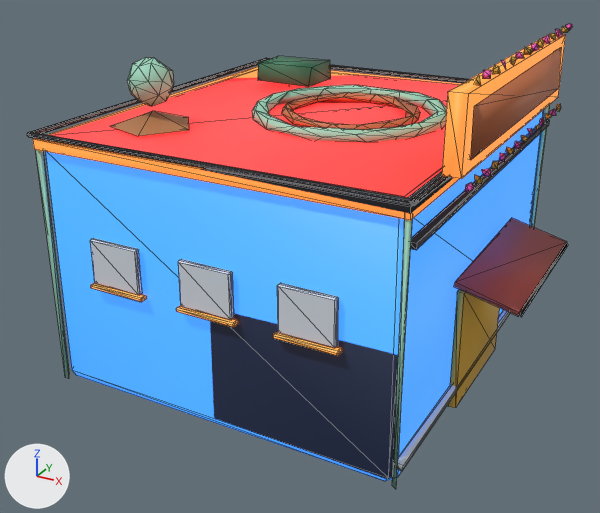
A saved change to the glTF model public/models/lod2/arcade.glb.
Both versions are drawn from a 50 mm lens placed at (8.47, -16.23, 10.15), pointed at (0.05, -0.94, 2.51). Lighting does not change. The marker at lower left points along +X, +Y and +Z. The first picture is the older version. Mesh edges are drawn as thin lines. Where no turn or scale is listed for an object, it has been applied to the vertices. Vertices at exactly the same position are counted once.

In view in the first picture: 'arcade'.
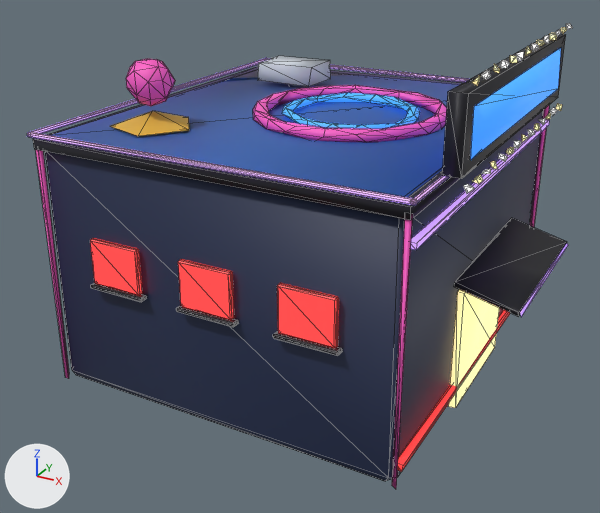
The edits, one by one:
me_arcade_006 has 840 vertices, 1436 faces and spans x -4.78..4.78, y -4.67..4.67, z -3.74..3.74.
me_arcade_006 is used by ob_arcade; location (0.63, 0.0, 3.75).
Verts and faces of me_arcade_006; kept vertices keep their numbers, new ones are numbered from 840.
Before the commit, vertices of me_arcade_006: 200 (3.51, 1.44, -3.73) at pixel (495, 348).
me_arcade_006 part 1: the loose piece of 6 vertices spanning x 3.85..3.99, y -2.82..-2.68, z 3.58..3.72 is rebuilt with 6 vertices and now spans x 3.83..3.97, y -2.82..-2.66, z 3.58..3.72.
me_arcade_006 part 2: the loose piece of 6 vertices spanning x 3.86..4.02, y 0.16..0.34, z 3.56..3.72 is rebuilt with 6 vertices and now spans x 3.86..4.02, y 0.18..0.32, z 3.58..3.72.
me_arcade_006 part 3: the loose piece of 6 vertices spanning x 3.84..4.01, y -0.82..-0.66, z 3.58..3.72 is rebuilt with 5 vertices and now spans x 3.86..3.99, y -0.82..-0.66, z 3.56..3.72.
me_arcade_006 part 4: the loose piece of 5 vertices spanning x 3.87..3.99, y 1.16..1.34, z 1.78..1.92 is rebuilt with 6 vertices and now spans x 3.86..4.01, y 1.16..1.34, z 1.76..1.94.
me_arcade_006 part 5: the loose piece of 5 vertices spanning x 3.83..3.99, y 2.68..2.84, z 1.78..1.92 is rebuilt with 5 vertices and now spans x 3.84..4.01, y 2.71..2.84, z 1.76..1.94.
me_arcade_006 part 6: the loose piece of 5 vertices spanning x 3.84..3.99, y 1.66..1.84, z 3.58..3.72 is rebuilt with 6 vertices and now spans x 3.83..4.02, y 1.68..1.82, z 3.58..3.72.
me_arcade_006 part 7: the loose piece of 5 vertices spanning x 3.86..4.01, y -2.8..-2.68, z 1.76..1.92 is rebuilt with 6 vertices and now spans x 3.84..4.02, y -2.84..-2.68, z 1.76..1.94.
me_arcade_006 part 8: the loose piece of 5 vertices spanning x 3.86..3.96, y -1.34..-1.2, z 1.76..1.94 is rebuilt with 6 vertices and now spans x 3.85..3.99, y -1.32..-1.18, z 1.78..1.92.
me_arcade_006 part 9: the loose piece of 5 vertices spanning x 3.86..4.02, y -0.28..-0.2, z 3.58..3.72 is rebuilt with 5 vertices and now spans x 3.87..4.02, y -0.32..-0.2, z 3.58..3.74.
me_arcade_006 part 10: the loose piece of 5 vertices spanning x 3.85..3.96, y 0.66..0.84, z 1.76..1.92 is rebuilt with 6 vertices and now spans x 3.86..4.01, y 0.66..0.84, z 1.76..1.92.
me_arcade_006 part 11: the loose piece of 4 vertices spanning x 3.85..3.96, y -1.82..-1.66, z 3.56..3.72 is rebuilt with 6 vertices and now spans x 3.83..4.02, y -1.84..-1.68, z 3.58..3.72.
me_arcade_006 part 12: the loose piece of 4 vertices spanning x 3.86..3.99, y -3.34..-3.21, z 3.58..3.74 is deleted.
Part 13, on me_arcade_006:
91 vertices are removed from x -3.51..4.02, y -3.34..3.32, z 1.76..3.74.
245 faces are deleted.
4 vertices move from x -3.49..2.06, y -3.3..-1.01, z 1.93..2.85 to x -3.48..2.22, y -3.21..-0.62, z 1.93..3.13.
89 vertices are added at x -4.59..4.02, y -4.56..3.28, z 1.72..3.74.
237 new faces join them.
Part 14, on me_arcade_006:
Vertex 200 moves to (3.49, 1.49, -3.71), pixel (494, 347).
me_arcade_006 part 15: 1099 kept faces spanning x -4.78..4.78, y -4.67..4.67, z -3.74..3.46 get new texture (UV) coordinates.

What differs and where, as boxes [x1, y1, x2, y2] in the pictures (600 x 513 px; the box of a moved part takes in the faces that stretch with it):
'arcade', reshaped: before [27, 24, 573, 489]; after [27, 23, 573, 489]
part 1 of me_arcade_006, rebuilt: before [483, 70, 491, 79]; after [481, 70, 491, 80]
part 2 of me_arcade_006, rebuilt: before [531, 44, 539, 52]; after [531, 43, 539, 51]
part 3 of me_arcade_006, rebuilt: before [515, 52, 524, 59]; after [516, 52, 524, 60]
part 4 of me_arcade_006, rebuilt (17% wider, 12% taller): before [535, 124, 540, 131]; after [534, 123, 540, 131]
part 5 of me_arcade_006, rebuilt: before [549, 109, 556, 115]; after [550, 108, 558, 116]
part 6 of me_arcade_006, rebuilt: before [549, 34, 556, 40]; after [549, 33, 557, 40]
part 7 of me_arcade_006, rebuilt: before [475, 175, 483, 185]; after [472, 175, 483, 184]
part 8 of me_arcade_006, rebuilt: before [499, 153, 505, 162]; after [498, 153, 507, 161]
part 9 of me_arcade_006, rebuilt: before [523, 47, 533, 55]; after [525, 46, 531, 55]
part 10 of me_arcade_006, rebuilt: before [528, 128, 532, 136]; after [527, 129, 535, 137]
part 11 of me_arcade_006, rebuilt (100% wider, 10% shorter): before [501, 60, 506, 69]; after [499, 60, 510, 68]
part 12 of me_arcade_006, deleted: before [474, 75, 481, 86]
part 13 of me_arcade_006, moved or reshaped: before [36, 24, 573, 379]; after [36, 23, 573, 379]
part 14 of me_arcade_006, moved or reshaped: before [456, 292, 500, 407]; after [456, 292, 499, 406]
part 15 of me_arcade_006, surface changed (darker): [27, 34, 568, 489] in both
